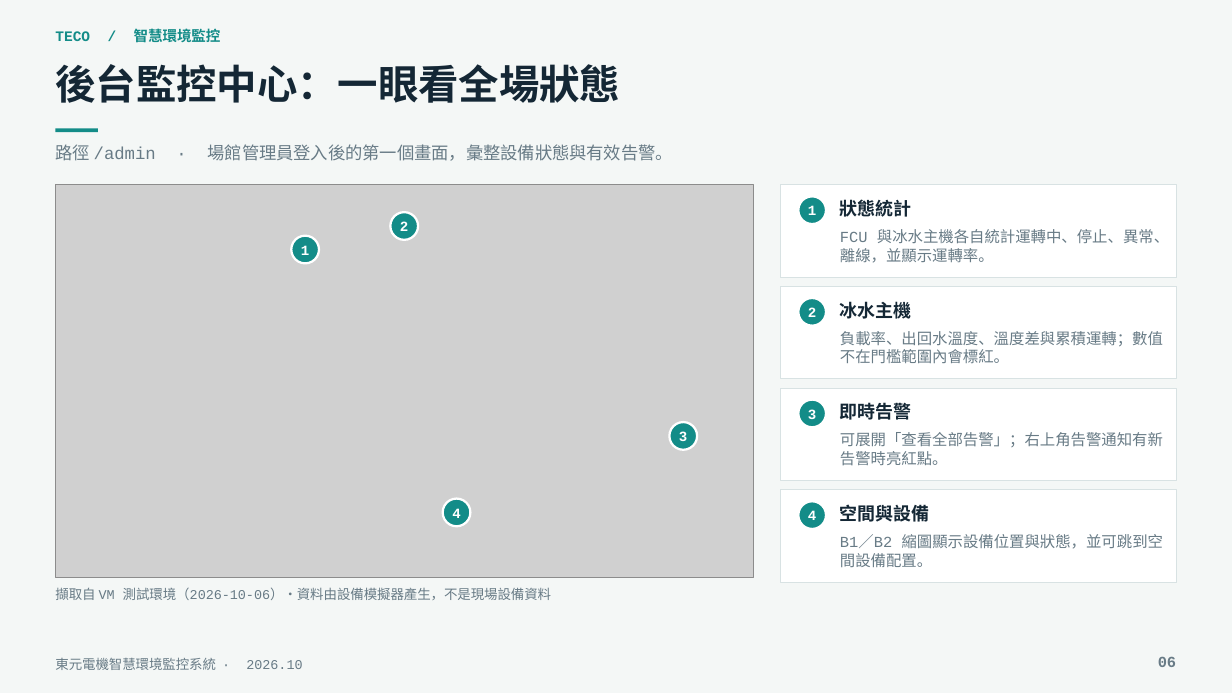
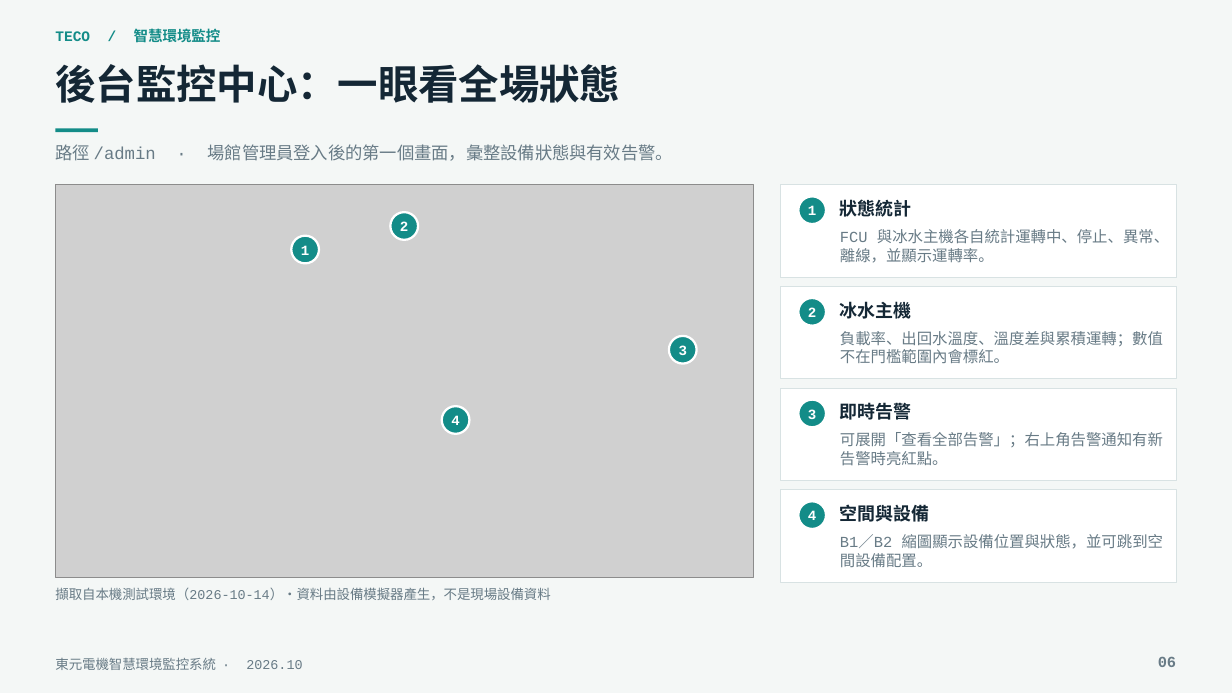
Before and after one commit to jj20375/teco-machinery, a slide deck: slide 6 of docs/TECO_智慧環境監控系統介紹與技術說明.pptx. Drawn at 1232x693 pixels with LibreOffice and Linux fonts; fonts in the diff are those of the drawing; grey boxes stand for pictures. Boxes give left, top, right and bottom in pixels: in the first picture for what was removed or moved away, otherwise in the second. Text is boxed around its words. In the diff, an @@ line names an element or a change of style, - is before the commit and + after.

```diff
--- a/docs/TECO_智慧環境監控系統介紹與技術說明.pptx
+++ b/docs/TECO_智慧環境監控系統介紹與技術說明.pptx
@@ ellipse "3": place and size @@
-ellipse "3" at bbox=[669, 422, 697, 450]
+ellipse "3" at bbox=[669, 336, 697, 364]
@@ ellipse "4": place and size @@
-ellipse "4" at bbox=[443, 499, 470, 527]
+ellipse "4" at bbox=[442, 407, 470, 434]
@@ text at bbox=[55, 587, 550, 600]: text changed @@
-擷取自 VM 測試環境（2026-10-06）・資料由設備模擬器產生，不是現場設備資料
+擷取自本機測試環境（2026-10-14）・資料由設備模擬器產生，不是現場設備資料
```
Also in this commit, not shown: 25 other slides changed, 1 slide added.
